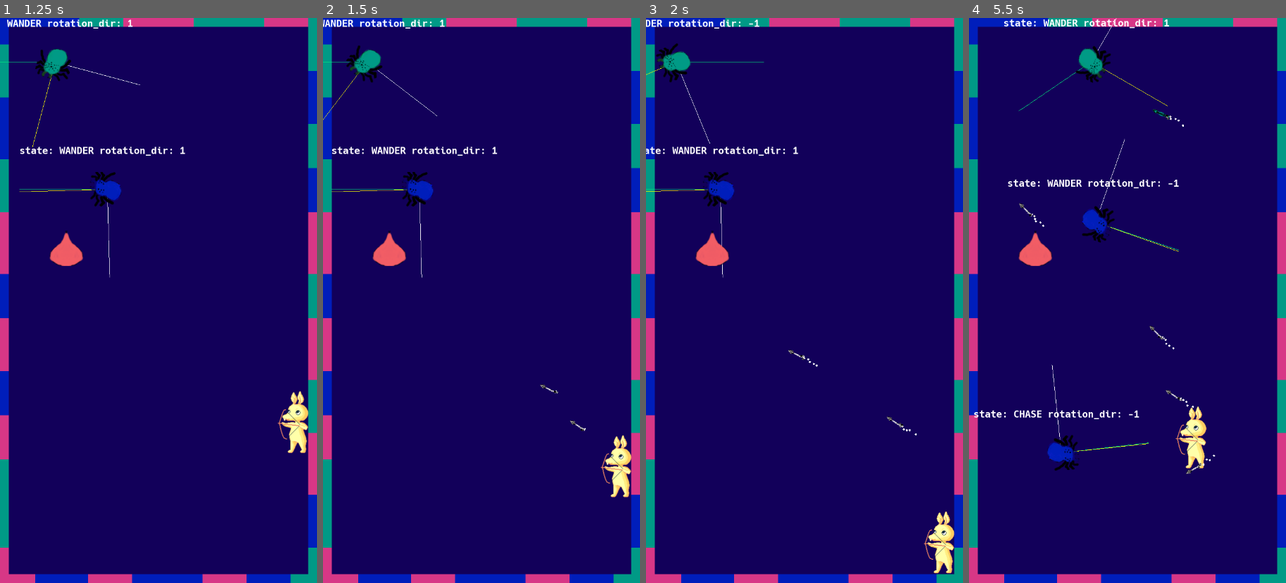
Above: before the commit, frames 1-4 (left to right).
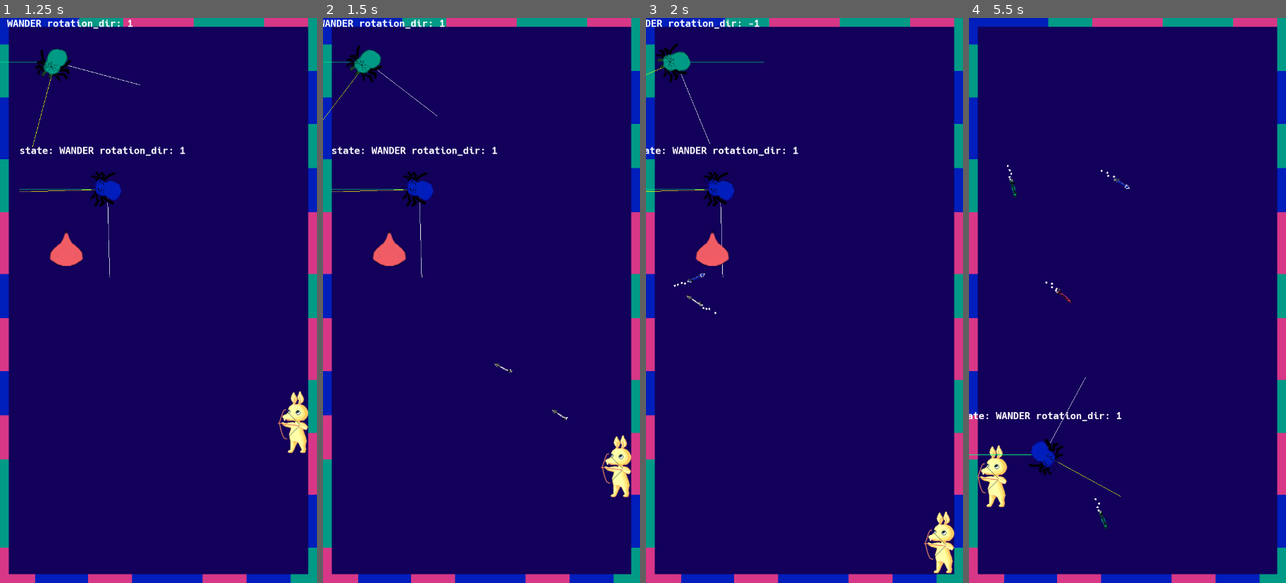
Above: after the commit, the same moments.

Repository: algch/BounceBunny
Game: Godot game, scene res://main.tscn
Same seed, same stepped clock (60 frames per second), same inputs: the game is played once before the commit and once after it.
Inputs (mouse positions are in pixels of both pictures, inside the frame that each line leads up to):
- Up to frame 1 (1.25 s): move the mouse to (228, 272) at 0.52 s; press the mouse at (228, 272) at 0.53 s; hold Right (ui_right) from 0.53 s (still down)
- Up to frame 2 (1.5 s): move the mouse to (418, 328) at 1.27 s; release Right (ui_right) at 1.28 s; release the mouse at (418, 328) at 1.28 s; hold Down (ui_down) from 1.28 s (still down); click (418, 328) at 1.35 s
- Up to frame 3 (2 s): keep holding Down (ui_down)
- Up to frame 4 (5.5 s): move the mouse to (1159, 176) at 2.02 s; release Down (ui_down) at 2.03 s; press the mouse at (1159, 176) at 2.03 s; hold Right (ui_right) 2.03-2.78 s; move the mouse to (1111, 413) at 2.77 s; release the mouse at (1111, 413) at 2.78 s; hold Up (ui_up) 2.78-3.53 s; click (1111, 413) at 2.85 s; move the mouse to (1222, 385) at 3.52 s; press the mouse at (1222, 385) at 3.53 s; hold Left (ui_left) 3.53-5.03 s; move the mouse to (1032, 215) at 4.27 s; release the mouse at (1032, 215) at 4.28 s; click (1032, 215) at 4.35 s; move the mouse to (1143, 300) at 5.02 s; press the mouse at (1143, 300) at 5.03 s; hold Down (ui_down) from 5.03 s (still down)

Frame 1 is identical in both runs. In frame 2, 0.1% of the frame differs, in the area x 54-83%, y 61-74%; in frame 3, 0.2%; in frame 4, 4.7%, in the area x 0-78%, y 0-91%.
Error after the commit: Invalid get index 'ITEM_TYPES' (on base: 'Nil'). (res://items/item.gd:5)

Commit message:
struggling with singletons

Diff:
--- a/enemies/spider/spider.gd
+++ b/enemies/spider/spider.gd
@@ -10,6 +10,7 @@
 var blue_texture = preload('res://enemies/spider/sprites/blue_spider.png')
 
 var teleport_class = preload('res://plants/teleport/teleport.tscn')
+var item_class = preload('res://items/item.tscn')
 
 
 var direction_timer = Timer.new()
@@ -189,10 +190,19 @@
 		visible_targets.erase(body_id)
 
 
+func leaveLoot():
+	# TODO create func: calculateChance(probability): -> bool
+	if randf() <= 0.25:
+		var item = item_class.instance()
+		item.position = position
+		get_parent().add_child(item)
+
+
 func healthLoop():
 	if health <= 0:
-		# TODO leave loot
 		queue_free()
+		leaveLoot()
+
 
 func getStateName(state):
 	match state:
--- /dev/null
+++ b/engine/globals.gd
@@ -0,0 +1,5 @@
+enum ITEM_TYPES {
+    SUPPORT,
+    BOOST,
+    HEAL,
+}
--- a/items/item.gd
+++ b/items/item.gd
@@ -1,10 +1,14 @@
 extends Area2D
 
 var red_texture = preload('res://items/sprites/seed_red.png')
+onready var player = get_node('/root/main/player')
+var TYPE = globals.ITEM_TYPES.SUPPORT
 
 func _ready():
 	$sprite.set_texture(red_texture)
 	connect('body_entered', self, 'bodyEntered')
 
 func bodyEntered(body):
-	print('body entered ', str(body))
+	if player and body.is_in_group('weapons'):
+		player.addItem(self)
+		queue_free()
--- a/main.tscn
+++ b/main.tscn
@@ -16,7 +16,7 @@
 tile_set = ExtResource( 3 )
 cell_size = Vector2( 20, 20 )
 format = 1
-tile_data = PoolIntArray( 1, 2, 0, 3, 2, 0, 5, 2, 0, 6, 2, 0 …(443 unchanged characters)… 4323, 2, 0, 589824, 0, 0, 589859, 2, 0, 720874, 2, 0, 655360, 0, 0, 655395, 0, 0, 720896, 1, 0 …(2078 unchanged characters)…
+tile_data = PoolIntArray( 1, 2, 0, 3, 2, 0, 5, 2, 0, 6, 2, 0 …(443 unchanged characters)… 4323, 2, 0, 589824, 0, 0, 589859, 2, 0, 655360, 0, 0, 655395, 0, 0, 720896, 1, 0 …(2078 unchanged characters)…
 
 [node name="spider" parent="." instance=ExtResource( 4 )]
 position = Vector2( 368.965, 388.478 )
--- a/player/player.gd
+++ b/player/player.gd
@@ -9,7 +9,12 @@
 var motion_dir = Vector2(0, 0)
 onready var projectile_class = preload('res://weapons/projectile.tscn')
 var charge_timer = Timer.new()
-var CHARGE_WAIT_TIME = 2.0
+var CHARGE_WAIT_TIME = 1.0
+onready var items = {
+	globals.ITEM_TYPES.SUPPORT: 0,
+	globals.ITEM_TYPES.BOOST: 0,
+	globals.ITEM_TYPES.HEAL: 0,
+}
 
 enum STATE {
 	idle,
@@ -23,6 +28,11 @@
 func _ready():
 	charge_timer.connect('timeout', self, '_on_charge_timer_timeout')
 	add_child(charge_timer)
+	print('globals ', globals)
+
+func addItem(item):
+	items[item.TYPE] += 1
+	print(items)
 
 func receiveDamage(damage):
 	health -= damage
@@ -62,11 +72,13 @@
 		current_state = STATE.charging
 
 	if Input.is_action_just_released('touch') and current_state == STATE.charging:
-		var power = (CHARGE_WAIT_TIME - charge_timer.get_time_left())/CHARGE_WAIT_TIME
+		var partial_power = (CHARGE_WAIT_TIME - charge_timer.get_time_left())/CHARGE_WAIT_TIME
+		var power = 0.25 + 0.75 * partial_power
 
 		current_state = STATE.idle
 		charge_timer.stop()
-		attack(power)
+		if power >= 0.5:
+			attack(power)
 
 
 func _on_charge_timer_timeout():
--- a/project.godot
+++ b/project.godot
@@ -18,6 +18,10 @@
 config/name="Dare Hare"
 run/main_scene="res://main.tscn"
 config/icon="res://icon.png"
+
+[autoload]
+
+globals="*res://engine/globals.gd"
 
 [display]
 
--- a/weapons/projectile.tscn
+++ b/weapons/projectile.tscn
@@ -17,12 +17,15 @@
 emission_box_extents = Vector3( 4, 4, 1 )
 flag_disable_z = true
 gravity = Vector3( 0, 98, 0 )
+angular_velocity = 0.0
 orbit_velocity = 0.0
 orbit_velocity_random = 0.0
 scale = 4.0
 color_ramp = SubResource( 3 )
 
-[node name="projectile" type="KinematicBody2D"]
+[node name="projectile" type="KinematicBody2D" groups=[
+"weapons",
+]]
 script = ExtResource( 1 )
 
 [node name="collisionShape" type="CollisionShape2D" parent="."]
